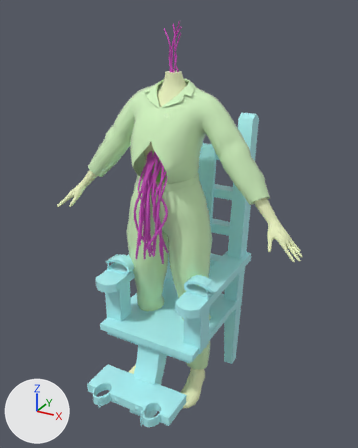
Renders of the FBX model Assets/CAT_bag/Creature/1_Creature/1_Creature_chair.fbx from each side of a commit.
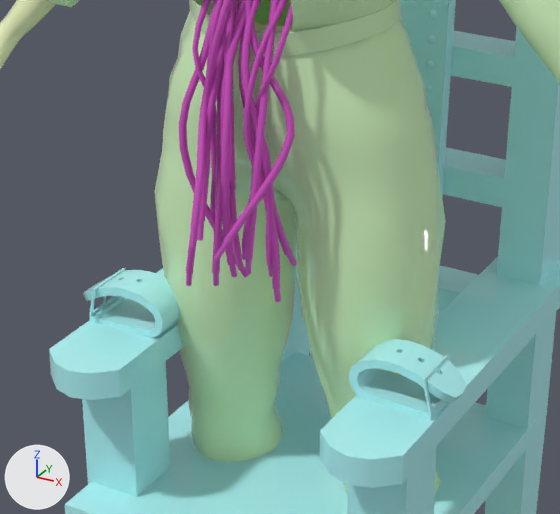
The first picture shows the older version from a 50 mm lens placed at (1.077, -1.858, 1.87), pointed at (0.044, 0.019, 0.931). The close-ups show both versions on the part from 23% to 69% of the width and 39% to 73% of the height of that picture; other places that the commit changed are outside them. Arrows for +X, +Y and +Z are at lower left; the lights stay in place. Where no turn or scale is listed for an object, it has been applied to the vertices.

Objects in the first close-up: 'body_laap_low', 'body_low', 'chair_low', 'cloth1_low', 'cloth2_low', 'cloth3_low', 'iron_low', 'leather1_low'.
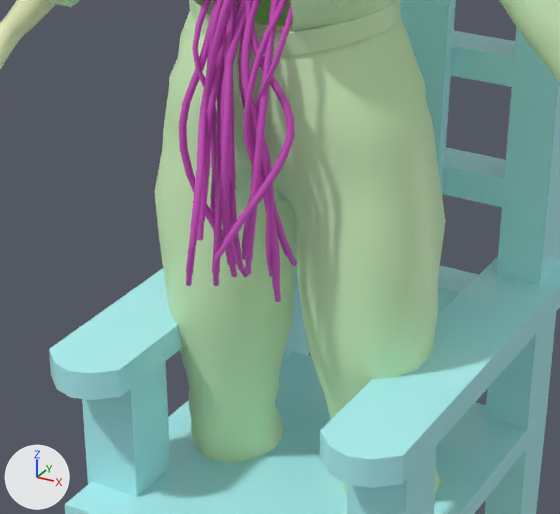
Where the change shows, as pixel boxes (x1, y1, x2, y2) in the close-ups (560 x 514 px):
```json
{"object": "leather1_low", "change": "deleted", "before": [82, 270, 467, 421], "on screen": "cyan"}
{"object": "iron_low", "change": "deleted", "before": [89, 10, 450, 413], "on screen": "cyan"}
```

The change, as JSON lines over the scene's bpy script:
```json
{"op": "remove", "block": "ob_leather1_low", "code": ["ob_leather1_low = bpy.data.objects.new('leather1_low', me_mesh_008)", "ob_leather1_low.location = (0.0, 0.0, 0.0)"]}
{"op": "remove", "block": "ob_iron_low", "code": ["ob_iron_low = bpy.data.objects.new('iron_low', me_mesh_007)", "ob_iron_low.location = (0.0, 0.0, 0.0)"]}
```
